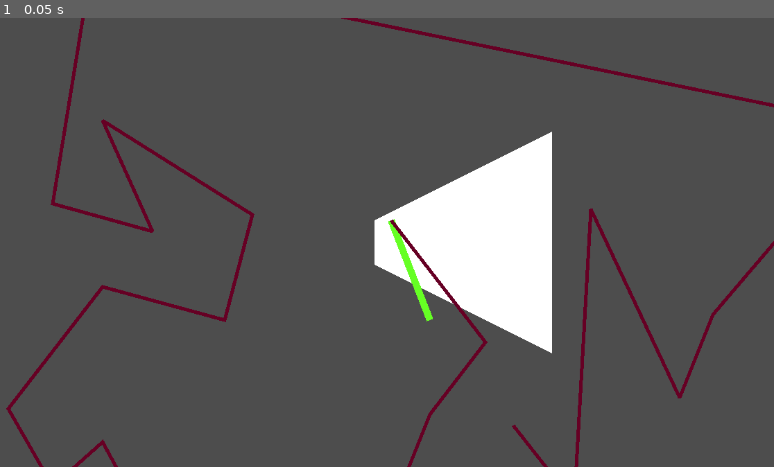
Above: before the commit, frame 1.
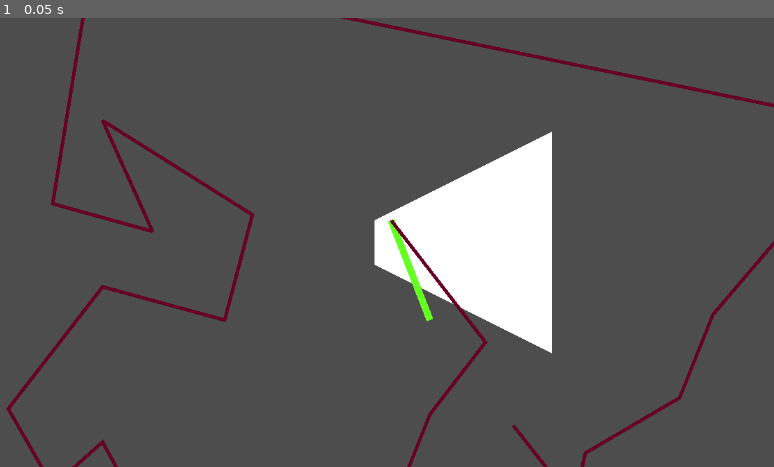
Above: after the commit, the same moment.

Repository: kit-solent/refrigerate
Game: Godot game, scene res://portals/portal.tscn
Two runs of this game, one before a commit and one after it. Both use one fixed random seed, a clock stepped at 60 frames per second and the inputs below. This scene is started directly instead of the project's main scene.
Inputs:
- Up to frame 1 (0.05 s): no input

The runs differ from the first frame. In frame 1, 0.6% of the frame differs, in the area x 74-88%, y 42-100%.

Commit message:
SaveBot commit at 2024-11-04 20:42:01

Diff:
--- a/portals/portal.gd
+++ b/portals/portal.gd
@@ -52,32 +52,59 @@
 		return angle < small_angle or angle > big_angle
 
 
-# TODO: This needs finishing. Consider: https://en.wikipedia.org/wiki/Cohen%E2%80%93Sutherland_algorithm
+enum REGIONS{
+	TOP_LEFT,
+	TOP_CENTRE,
+	TOP_RIGHT,
+	CENTRE_LEFT,
+	CENTRE_CENTRE,
+	CENTRE_RIGHT,
+	BOTTOM_LEFT,
+	BOTTOM_CENTRE,
+	BOTTOM_RIGHT,
+	CENTRE = 4 # a shortcut to REGIONS.CENTRE_CENTRE
+}
+
+func clip_line(start:Vector2, stop:Vector2, bounds:Rect2):
+	"""
+	Returns the section of the given straight line that lies inside the given bounds.
+	"""
+	if bounds.has_point(start) and bounds.has_point(stop):
+		return PackedVector2Array([start, stop])
+	elif bounds.has_point(start):
+		return PackedVector2Array([start, get_cast_point(start, stop, bounds)])
+	elif bounds.has_point(stop):
+		return PackedVector2Array([stop, get_cast_point(stop, start, bounds)])
+	else:
+		return PackedVector2Array()
+
 func get_portal_line(line:PackedVector2Array, bounds:Rect2):
 	"""
-	returns the portion of the portal line that is inside the given bounds
-	"""
-	# remove all points where both the point and the points to either side of it are outside the bounds.
-	# record all points that are outside but that have an adjacent point inside so that these can be moved
-	# to the border.
-	var points = []
-
-	# move all out of bound points toward their previous point
-
-	# compute the intersection points and use them in place of the out of bounds points.
-	for i in range(len(points)):
-		if bounds.has_point(points[i]):
-			points.append(points[i])
-		else:
-			var in_point = points[i - 1] if i >= 1 else points[i + 1]
-
-			var cast_point = get_cast_point(in_point, points[i], bounds)
-
-			points.append(cast_point[0])
-
-
-
-	return points
+	Returns the portion of the portal line that is inside the given bounds.
+	This is an implimentation of the Cohen–Sutherland algorithm (https://en.wikipedia.org/wiki/Cohen%E2%80%93Sutherland_algorithm)
+	modified for multi-point lines.
+	"""
+	# break the line into straight sections (two point lines) and store them in `lines`
+	var lines:Array = Array()
+	for i in range(len(line)-1):
+		lines.append(PackedVector2Array([line[i], line[i+1]]))
+
+	# clip all the lines
+	var clipped_lines = []
+	for l in lines:
+		clipped_lines.append(clip_line(l[0], l[1], bounds))
+
+	# reconstruct the line from it's parts. The new_lines array starts with the first
+	# point of the first line in clipped_lines (which is the first point of the total line)
+	var new_lines:Array[PackedVector2Array] = [PackedVector2Array([clipped_lines[0][0]])]
+	var prev_point:Vector2 = clipped_lines[0][1]
+	for i in range(1, len(clipped_lines)):
+		#
+		new_lines.append(PackedVector2Array())
+		new_lines[-1].append(clipped_lines[i][0])
+
+	# clear all duplicate points
+
 
 func set_view(target:Node):
 	var global_bounds = get_viewport_rect()
--- a/portals/portal.tscn
+++ b/portals/portal.tscn
@@ -17,7 +17,7 @@
 default_color = Color(0.4, 1, 0.141176, 1)
 
 [node name="line" type="Line2D" parent="."]
-points = PackedVector2Array(24, -32, 160, 144, 80, 248, 16, 408, -192, 424, -288, 480, -392, 288, -464, 352, -528, 240, -392, 64, -216, 112, -176, -40, -392, -176, -320, -16, -464, -56, -408, -400, 720, -168, 488, 104, 440, 224, 312, -48, 288, 376, 200, 264)
+points = PackedVector2Array(24, -32, 160, 144, 80, 248, 16, 408, -192, 424, -288, 480, -392, 288, -464, 352, -528, 240, -392, 64, -216, 112, -176, -40, -392, -176, -320, -16, -464, -56, -408, -400, 720, -168, 488, 104, 440, 224, 304, 304, 288, 376, 200, 264)
 width = 5.0
 default_color = Color(0.400635, 0, 0.140478, 1)
 
